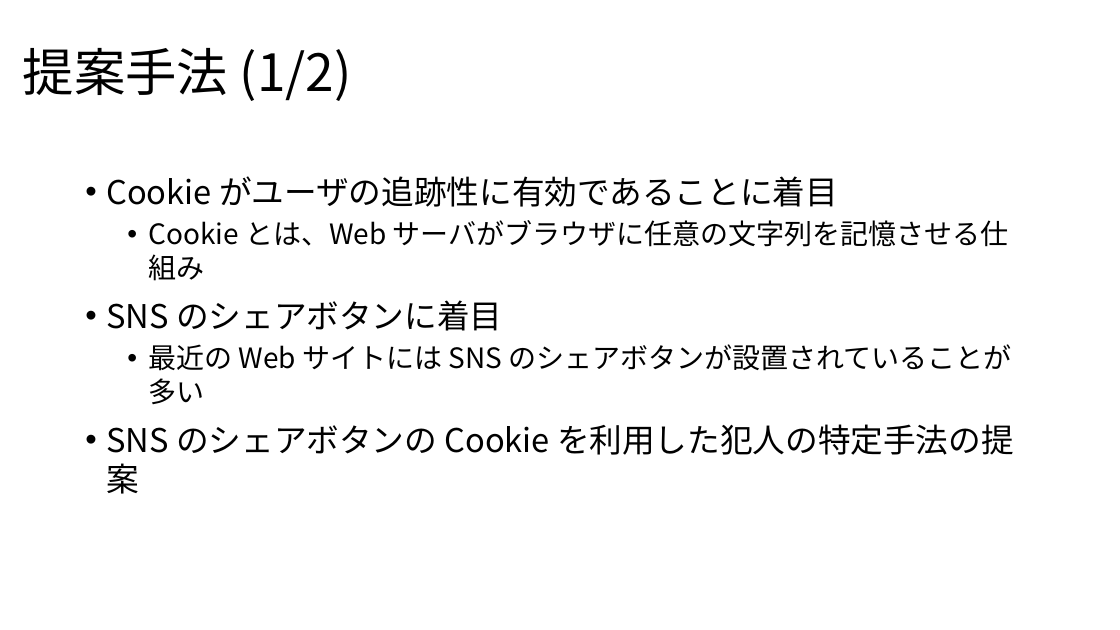
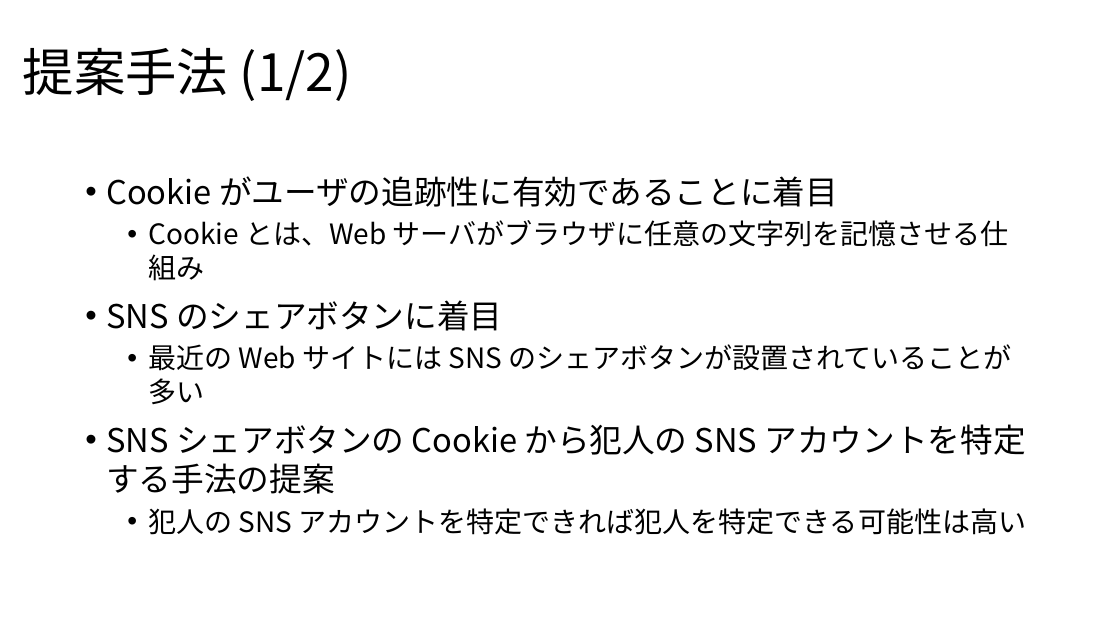
Before and after one commit to noraworld/graduation-thesis, a slide deck: slide 4 of presentation_slides.pptx. Drawn at 1120x630 pixels with LibreOffice and Linux fonts; fonts in the diff are those of the drawing. Boxes give left, top, right and bottom in pixels: in the first picture for what was removed or moved away, otherwise in the second. Text is boxed around its words. In the diff, an @@ line names an element or a change of style, - is before the commit and + after.

```diff
--- a/presentation_slides.pptx
+++ b/presentation_slides.pptx
@@ text at bbox=[106, 424, 1026, 535]: text changed @@
-• SNS のシェアボタンの Cookie を利用した犯人の特定手法の提案
+• SNS シェアボタンの Cookie から犯人の SNS アカウントを特定する手法の提案
+  • 犯人の SNS アカウントを特定できれば犯人を特定できる可能性は高い
```
Also in this commit, not shown: 3 other slides changed, 1 slide added.
